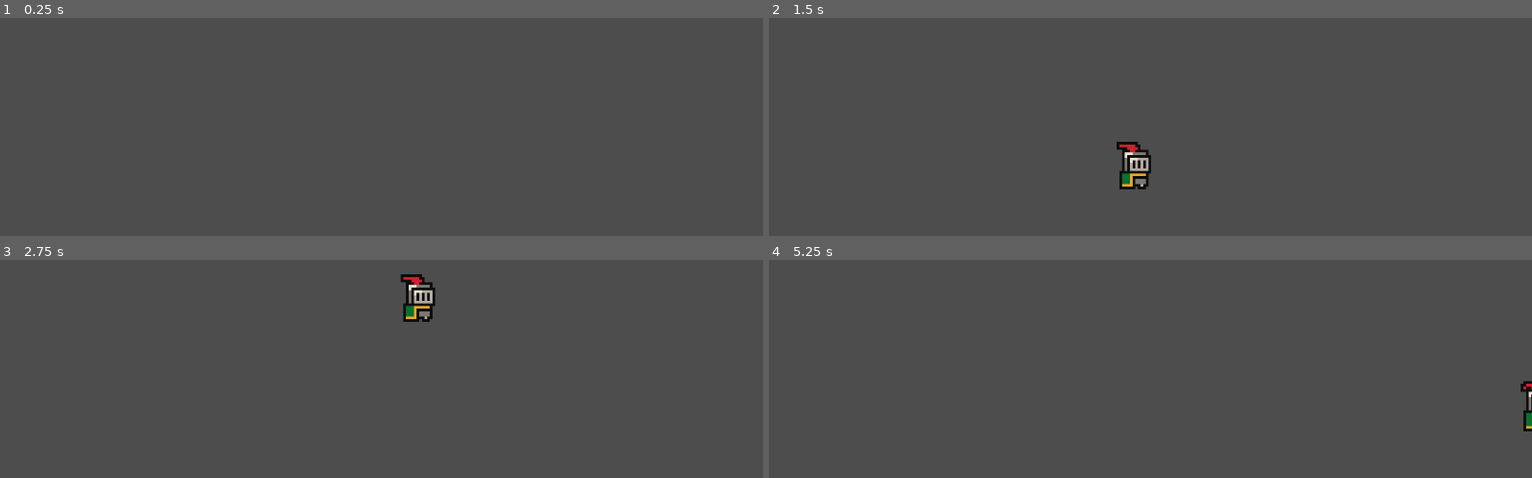
Above: before the commit, frames 1-4 (two rows, left to right).
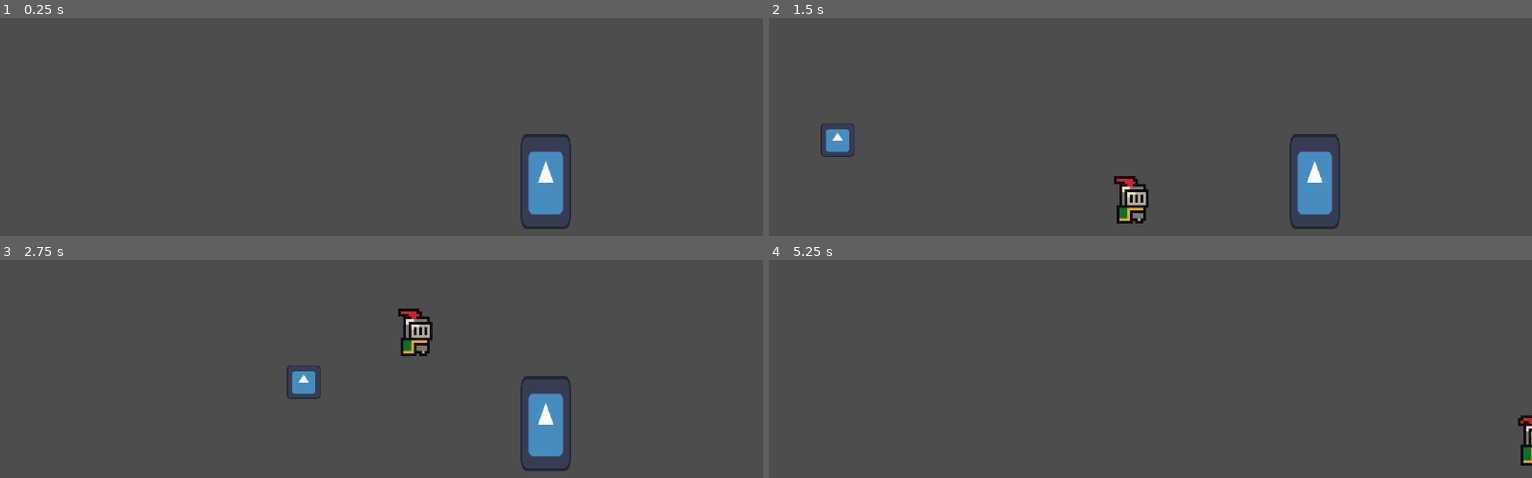
Above: after the commit, the same moments.

Repository: Smoresies/CCG2024Q4
Game: Godot game, scene res://scenes/sandbox.tscn
The game is run twice, just before and just after one commit, with the same random seed, the same clock (stepped at 60 frames per second) and the same inputs. The engine's default icon, where the game draws it, is replaced by a stand-in: a white triangle on a blue panel in a dark square.
Inputs (mouse positions are in pixels of both pictures, inside the frame that each line leads up to):
- Up to frame 1 (0.25 s): no input
- Up to frame 2 (1.5 s): tap Enter at 0.5 s; move the mouse to (1318, 105) at 0.52 s; hold Right (right) from 0.53 s (still down); click (1318, 105) at 0.6 s; tap Space (jump) at 0.77, 0.8, 1.07, 1.35 s; move the mouse to (997, 146) at 1.27 s
- Up to frame 3 (2.75 s): tap Space (jump) at 1.52, 1.82, 2.3 s; click (228, 388) at 1.55 s; move the mouse to (457, 273) at 2.02 s; release Right (right) at 2.03 s; hold A (left) from 2.03 s (still down); click (457, 273) at 2.1 s
- Up to frame 4 (5.25 s): move the mouse to (1112, 454) at 2.77 s; release A (left) at 2.78 s; hold Right (right) 2.78-4.28 s; click (1112, 454) at 2.85 s; tap Space (jump) at 3.02, 3.32, 3.6, 3.77, 4.07, 4.25, 4.52, 4.82 s; move the mouse to (1379, 432) at 3.52 s; move the mouse to (921, 303) at 4.27 s; hold A (left) 4.28-5.03 s; click (921, 303) at 4.35 s; tap Enter at 5 s; move the mouse to (1188, 369) at 5.02 s; hold Right (right) from 5.03 s (still down); click (1188, 369) at 5.1 s

The runs differ from the first frame. In frame 1, 1.7% of the frame differs, in the area x 68-75%, y 53-97%; in frame 2, 3.5%, in the area x 6-75%, y 48-97%; in frame 3, 3.5%; in frame 4, 0.4%.

Commit message:
Ccg 81 create dummy target that can take damage (#6)
* Created Base Health Component

* Code for target and projectile

* Completed CCG-80 and CCG-81

* Created environment layer

* Projectile

* yolo

* Update

* Finished This stuff

* yolo frolo

---------

Co-authored-by: Oliver Mills <69769204+SllimRevilo@users.noreply.github.com>

Diff:
--- a/project.godot
+++ b/project.godot
@@ -50,11 +50,18 @@
 , Object(InputEventKey,"resource_local_to_scene":false,"resource_name":"","device":-1,"window_id":0,"alt_pressed":false …(186 unchanged characters)…
 ]
 }
+attack={
+"deadzone": 0.5,
+"events": [Object(InputEventMouseButton,"resource_local_to_scene":false,"resource_name":"","device":-1,"window_id":0,"alt_pressed":false,"shift_pressed":false,"ctrl_pressed":false,"meta_pressed":false,"button_mask":1,"position":Vector2(177, 33),"global_position":Vector2(191, 103),"factor":1.0,"button_index":1,"canceled":false,"pressed":true,"double_click":false,"script":null)
+]
+}
 
 [layer_names]
 
 2d_physics/layer_1="Player"
 2d_physics/layer_2="Enemy"
+2d_physics/layer_3="projectile"
+2d_physics/layer_4="environment"
 
 [rendering]
 
--- /dev/null
+++ b/scenes/dummy.tscn
@@ -0,0 +1,26 @@
+[gd_scene load_steps=5 format=3 uid="uid://c861ph2h6lepr"]
+
+[ext_resource type="Script" path="res://scripts/entity/components/health_and_status_components/base_health_and_status_component.gd" id="1_124w2"]
+[ext_resource type="Script" path="res://scripts/entity/base_entity.gd" id="1_krk0w"]
+[ext_resource type="Texture2D" uid="uid://crknk8sxt53m0" path="res://sources/icon.svg" id="3_p1iry"]
+
+[sub_resource type="CapsuleShape2D" id="CapsuleShape2D_e2pqk"]
+
+[node name="Dummy" type="Node2D" node_paths=PackedStringArray("health_and_status_component")]
+script = ExtResource("1_krk0w")
+health_and_status_component = NodePath("BaseHealthAndStatusComponent")
+
+[node name="BaseHealthAndStatusComponent" type="Node" parent="."]
+script = ExtResource("1_124w2")
+
+[node name="CharacterBody2D" type="CharacterBody2D" parent="."]
+collision_layer = 2
+collision_mask = 3
+
+[node name="CollisionShape2D" type="CollisionShape2D" parent="CharacterBody2D"]
+shape = SubResource("CapsuleShape2D_e2pqk")
+
+[node name="Sprite2D" type="Sprite2D" parent="CharacterBody2D/CollisionShape2D"]
+position = Vector2(0, 1)
+scale = Vector2(0.148438, 0.28125)
+texture = ExtResource("3_p1iry")
--- a/scenes/entity.tscn
+++ b/scenes/entity.tscn
@@ -1,13 +1,16 @@
-[gd_scene load_steps=13 format=3 uid="uid://cplaaen2uodhm"]
+[gd_scene load_steps=14 format=3 uid="uid://cplaaen2uodhm"]
 
 [ext_resource type="Script" path="res://scripts/entity/base_entity.gd" id="1_e765f"]
 [ext_resource type="Script" path="res://scripts/entity/components/health_and_status_components/base_health_and_status_component.gd" id="3_jfr1s"]
-[ext_resource type="Script" path="res://scripts/entity/components/attack_components/base_attack_component.gd" id="4_j1hws"]
+[ext_resource type="Script" path="res://scripts/entity/components/attack_components/projectile_attack_component.gd" id="3_lcgwo"]
+[ext_resource type="PackedScene" uid="uid://d305p8471rxhx" path="res://scenes/projectile.tscn" id="4_fm3ym"]
 [ext_resource type="Script" path="res://scripts/entity/components/movement_components/player_movement_component.gd" id="5_hgkaw"]
-[ext_resource type="Texture2D" uid="uid://duhsy7vxy8hdl" path="res://sources/knight.png" id="6_cme2n"]
+[ext_resource type="Texture2D" uid="uid://ce2u8sphua3i2" path="res://sources/knight.png" id="6_cme2n"]
 [ext_resource type="Script" path="res://scripts/entity/components/input_components/player_input_component.gd" id="6_snpov"]
 
 [sub_resource type="CapsuleShape2D" id="CapsuleShape2D_dsw0d"]
+radius = 6.0
+height = 22.0
 
 [sub_resource type="AtlasTexture" id="AtlasTexture_ff4ej"]
 atlas = ExtResource("6_cme2n")
@@ -50,13 +53,18 @@
 movement_component = NodePath("PlayerMovementComponent")
 input_component = NodePath("PlayerInputComponent")
 health_and_status_component = NodePath("BaseHealthAndStatusComponent")
-attack_components = [NodePath("BaseAttackComponent")]
+attack_components = [NodePath("PlayerAttackComponent")]
 
 [node name="BaseHealthAndStatusComponent" type="Node" parent="."]
 script = ExtResource("3_jfr1s")
 
-[node name="BaseAttackComponent" type="Node" parent="." node_paths=PackedStringArray("lock_on_area", "measurement_position")]
-script = ExtResource("4_j1hws")
+[node name="PlayerAttackComponent" type="Node" parent="." node_paths=PackedStringArray("projectile_spawn_position", "lock_on_area", "measurement_position")]
+script = ExtResource("3_lcgwo")
+projectile_scene = ExtResource("4_fm3ym")
+projectile_spawn_position = NodePath("../PlayerMovementComponent")
+projectile_damage = 10
+projectile_healing = 5
+projectile_speed = 71
 lock_on_area = NodePath("../PlayerMovementComponent/Area2D")
 measurement_position = NodePath("../PlayerMovementComponent")
 time_between_target_updates_in_seconds = 0.25
@@ -68,10 +76,11 @@
 script = ExtResource("5_hgkaw")
 
 [node name="CollisionShape2D" type="CollisionShape2D" parent="PlayerMovementComponent"]
+position = Vector2(0, -15)
 shape = SubResource("CapsuleShape2D_dsw0d")
 
 [node name="AnimatedSprite2D" type="AnimatedSprite2D" parent="PlayerMovementComponent"]
-position = Vector2(1, -12)
+position = Vector2(0, -18)
 sprite_frames = SubResource("SpriteFrames_2vlp2")
 autoplay = "default"
 
--- /dev/null
+++ b/scenes/projectile.tscn
@@ -0,0 +1,18 @@
+[gd_scene load_steps=4 format=3 uid="uid://d305p8471rxhx"]
+
+[ext_resource type="Script" path="res://scripts/entity/components/projectile_components/base_projectile_component.gd" id="1_1fxq5"]
+[ext_resource type="Texture2D" uid="uid://crknk8sxt53m0" path="res://sources/icon.svg" id="2_howwq"]
+
+[sub_resource type="CircleShape2D" id="CircleShape2D_05lk1"]
+
+[node name="projectile" type="Area2D"]
+collision_layer = 4
+collision_mask = 10
+script = ExtResource("1_1fxq5")
+
+[node name="CollisionShape2D" type="CollisionShape2D" parent="."]
+shape = SubResource("CircleShape2D_05lk1")
+
+[node name="Sprite2D" type="Sprite2D" parent="CollisionShape2D"]
+scale = Vector2(0.1, 0.1)
+texture = ExtResource("2_howwq")
--- a/scenes/sandbox.tscn
+++ b/scenes/sandbox.tscn
@@ -1,6 +1,7 @@
-[gd_scene load_steps=3 format=3 uid="uid://db57whnmfxr41"]
+[gd_scene load_steps=4 format=3 uid="uid://db57whnmfxr41"]
 
 [ext_resource type="PackedScene" uid="uid://cplaaen2uodhm" path="res://scenes/entity.tscn" id="1_1nb0p"]
+[ext_resource type="PackedScene" uid="uid://c861ph2h6lepr" path="res://scenes/dummy.tscn" id="2_xqrxo"]
 
 [sub_resource type="WorldBoundaryShape2D" id="WorldBoundaryShape2D_sj5p0"]
 
@@ -18,3 +19,6 @@
 position_smoothing_enabled = true
 
 [node name="Entity" parent="." instance=ExtResource("1_1nb0p")]
+
+[node name="Dummy" parent="." instance=ExtResource("2_xqrxo")]
+position = Vector2(247, 196)
--- a/scripts/entity/base_entity.gd
+++ b/scripts/entity/base_entity.gd
@@ -15,8 +15,14 @@
 func _ready() -> void:
 
 	# if the movement component and input component exist connect the movement together.
-	input_component.on_horizontal_movement_input.connect(movement_component.on_movement_input)
+	if movement_component and input_component:
+		input_component.on_horizontal_movement_input.connect(movement_component.on_movement_input)
+		input_component.on_jump_input_started.connect(movement_component.on_jump_input_started)
+		input_component.on_jump_input.connect(movement_component.on_jump_input)
+		input_component.on_jump_input_cancelled.connect(movement_component.on_jump_input_cancelled)
 
-	input_component.on_jump_input_started.connect(movement_component.on_jump_input_started)
-	input_component.on_jump_input.connect(movement_component.on_jump_input)
-	input_component.on_jump_input_cancelled.connect(movement_component.on_jump_input_cancelled)
+
+	for attack_component in attack_components:
+		input_component.on_attack_input_started.connect(attack_component.on_attack_input_started)
+		input_component.on_attack_input.connect(attack_component.on_attack_input)
+		input_component.on_attack_input_cancelled.connect(attack_component.on_attack_input_cancelled)
--- a/scripts/entity/components/attack_components/base_attack_component.gd
+++ b/scripts/entity/components/attack_components/base_attack_component.gd
@@ -24,11 +24,37 @@
 ## If the update target timer is running.
 var _update_target_timer_running: bool = false
 
-# Called when the node enters the scene tree for the first time.
+@warning_ignore("UNUSED_SIGNAL")
+signal on_attack_started()
+
+@warning_ignore("UNUSED_SIGNAL")
+signal on_attack()
+
+@warning_ignore("UNUSED_SIGNAL")
+signal on_attack_cancelled()
+
 func _ready() -> void:
+	# Abstract class instantiation error
 	lock_on_area.body_entered.connect(_add_target)
 	lock_on_area.body_exited.connect(_remove_target)
 	on_target_change.connect(target_changed)
+
+func on_attack_input_started() -> void:
+	# Abstract method error
+	push_error('Abstract Method Not Implemented Error: %s' % [name])
+	assert(false, 'Abstract Method Not Implemented Error: %s' % [name])
+
+
+func on_attack_input() -> void:
+	# Abstract method error
+	push_error('Abstract Method Not Implemented Error: %s' % [name])
+	assert(false, 'Abstract Method Not Implemented Error: %s' % [name])
+
+
+func on_attack_input_cancelled() -> void:
+	# Abstract method error
+	push_error('Abstract Method Not Implemented Error: %s' % [name])
+	assert(false, 'Abstract Method Not Implemented Error: %s' % [name])
 
 
 ## Checks each target in the lock on area and then determines which is the closest. Emits an on_target_change signal if the target has changed.
@@ -56,6 +82,7 @@
 		await(get_tree().create_timer(time_between_target_updates_in_seconds, false, true, false).timeout)
 		_update_target_timer_running = false
 
+
 ## Used for debug purposes only.
 func target_changed(previous_target, curr_target):
 	print("prev target: " + str(previous_target))
@@ -69,6 +96,7 @@
 		_update_targets = true
 		update_closest_target()
 
+
 ## Removes a target and updates the boolean for continuing running the coroutine.
 func _remove_target(_body: Node2D):
 	_num_targets -= 1
--- /dev/null
+++ b/scripts/entity/components/attack_components/projectile_attack_component.gd
@@ -0,0 +1,26 @@
+class_name PlayerAttackComponent extends BaseAttackComponent
+
+@export var projectile_scene: PackedScene # The projectile scene to instantiate
+@export var projectile_spawn_position: Node2D
+@export var projectile_damage: int
+@export var projectile_hit_effects: Array[int]
+@export var projectile_healing: int
+@export var projectile_speed: int
+
+func _ready() -> void:
+	# Override the abstract class
+	pass
+
+func on_attack_input_started() -> void:
+	# Create an instance of the projectile
+	var projectile_instance: BaseProjectileComponent = projectile_scene.instantiate()
+	add_child(projectile_instance)
+	# Initialize the projectile
+	projectile_instance.init(projectile_spawn_position.global_position, projectile_damage, projectile_hit_effects, projectile_healing, projectile_speed, Vector2.RIGHT)
+	print("attacked")
+
+func on_attack_input() -> void:
+	pass
+
+func on_attack_input_cancelled() -> void:
+	pass
--- a/scripts/entity/components/health_and_status_components/base_health_and_status_component.gd
+++ b/scripts/entity/components/health_and_status_components/base_health_and_status_component.gd
@@ -1,11 +1,69 @@
 class_name BaseHealthAndStatusComponent extends Node
 
 
-# Called when the node enters the scene tree for the first time.
-func _ready() -> void:
-	pass # Replace with function body.
+signal on_death()
+@warning_ignore("UNUSED_SIGNAL")
+signal on_damage_taken()
+@warning_ignore("UNUSED_SIGNAL")
+signal on_healed()
+@warning_ignore("UNUSED_SIGNAL")
+signal on_attack()
+@warning_ignore("UNUSED_SIGNAL")
+signal on_move()
 
 
-# Called every frame. 'delta' is the elapsed time since the previous frame.
-func _process(_delta: float) -> void:
-	pass
+var status_effects: Array = []
+
+
+## The maximum health of the entity.
+@export var max_health: int = 20
+## The current health of the entity.
+var _current_health: int = max_health
+
+
+## Bonuses
+var flat_defense_bonus: int = 0
+var percent_defense_bonus: float = 1
+var flat_heal_bonus: int = 0
+var percent_heal_bonus: float = 1
+var flat_damage_bonus: int = 0
+var percent_damage_bonus: float = 1
+var flat_move_speed_bonus: int = 0
+var percent_move_speed_bonus: float = 1
+
+func _ready() -> void:
+	on_death.connect(_die)
+
+# func add_status_effect(status_effect: StatusEffect):
+	# TBD
+
+
+# func remove_status_effect(status_effect: StatusEffect):
+	# TBD
+
+
+## Reduces health based on the damage taken and the entity's defense.
+## [param damage_to_take] int: The raw damage taken.
+func take_damage(damage_to_take: int) -> void:
+
+	var final_damage: int = max((damage_to_take - flat_defense_bonus) * percent_defense_bonus, 0)
+	_current_health -= final_damage
+	print("Took" + str(final_damage) + ", now " + str(_current_health))
+	on_damage_taken.emit()
+
+	if _current_health <= 0:
+		on_death.emit()
+
+## Heals the entity, ensuring it doesn't go over max health.
+## [param health_to_heal] int: The amount of health to restore.
+func heal_health(health_to_heal: int) -> void:
+
+	var final_health_gain: int = max((health_to_heal + flat_heal_bonus) * percent_heal_bonus, 0)
+	_current_health = min(final_health_gain + _current_health, max_health)
+	print("Healed" + str(final_health_gain) + ", now " + str(_current_health))
+	on_healed.emit()
+
+## Destroys this entity
+func _die() -> void:
+	print("died")
+	self.get_parent().queue_free()
--- a/scripts/entity/components/input_components/base_input_component.gd
+++ b/scripts/entity/components/input_components/base_input_component.gd
@@ -11,6 +11,15 @@
 ## Event called when the jump input releases. Should be implemented in child class.
 @warning_ignore("UNUSED_SIGNAL")
 signal on_jump_input_cancelled()
+
+@warning_ignore("UNUSED_SIGNAL")
+signal on_attack_input_started()
+
+@warning_ignore("UNUSED_SIGNAL")
+signal on_attack_input()
+
+@warning_ignore("UNUSED_SIGNAL")
+signal on_attack_input_cancelled()
 
 ## Event called when the horizontal input is held.
 ## [br]
--- a/scripts/entity/components/input_components/player_input_component.gd
+++ b/scripts/entity/components/input_components/player_input_component.gd
@@ -5,6 +5,7 @@
 const JUMP_INPUT_NAME: StringName = &"jump"
 const LEFT_INPUT_NAME: StringName  = &"left"
 const RIGHT_INPUT_NAME: StringName = &"right"
+const ATTACK_INPUT_NAME: StringName = &"attack"
 
 
 func _ready() -> void:
@@ -21,3 +22,11 @@
 		on_jump_input_cancelled.emit()
 
 	on_horizontal_movement_input.emit(Input.get_axis(LEFT_INPUT_NAME, RIGHT_INPUT_NAME))
+
+	if Input.is_action_just_pressed(ATTACK_INPUT_NAME):
+		on_attack_input_started.emit()
+		on_attack_input.emit()
+	elif Input.is_action_pressed(ATTACK_INPUT_NAME):
+		on_attack_input.emit()
+	elif Input.is_action_just_released(ATTACK_INPUT_NAME):
+		on_attack_input_cancelled.emit()
--- /dev/null
+++ b/scripts/entity/components/projectile_components/base_projectile_component.gd
@@ -0,0 +1,42 @@
+class_name BaseProjectileComponent extends Area2D
+
+var damage: int = 20 # Damage inflicted by the projectile
+var healing: int = 0
+var move_speed: int = 0
+var on_hit_effects: Array[int] = [] # Integer for now, change to status_effect once implemented
+var target_location: Vector2 = Vector2.ZERO
+var velocity: Vector2 = Vector2.ZERO
+
+func init(set_starting_position: Vector2, set_damage: int, set_on_hit_effects: Array[int], set_healing: int, set_move_speed: int, set_target_location: Vector2) -> void:
+	self.damage = set_damage
+	self.on_hit_effects = set_on_hit_effects
+	self.healing = set_healing
+	self.move_speed = set_move_speed
+	self.target_location = set_target_location
+	global_position = set_starting_position
+	velocity = set_target_location * move_speed # We only shooting right
+
+func _ready() -> void:
+	# Connect the area_entered signal
+	body_entered.connect(_heal_health)
+	body_entered.connect(_deal_damage)
+
+
+func _deal_damage(body: Node2D) -> void:
+	var parent: BaseEntity = body.get_parent()
+	var parent_health_component: BaseHealthAndStatusComponent = parent.health_and_status_component
+	parent_health_component.take_damage(damage)
+	# Apply any on-hit effects
+	# for effect in on_hit_effects:
+	#     if area.has_method("add_status_effect"):
+	#         area.apply_status_effect(effect)
+	queue_free()
+
+func _heal_health(body: Node2D) -> void:
+	var parent: BaseEntity = body.get_parent()
+	var parent_health_component: BaseHealthAndStatusComponent = parent.health_and_status_component
+	parent_health_component.heal_health(healing)
+
+
+func _physics_process(delta: float) -> void:
+	position += velocity * delta
